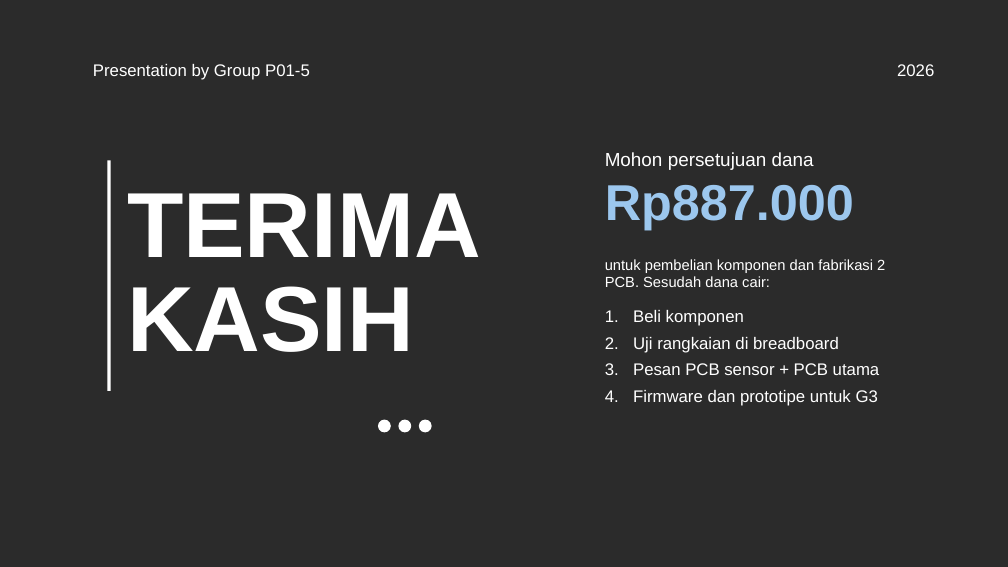
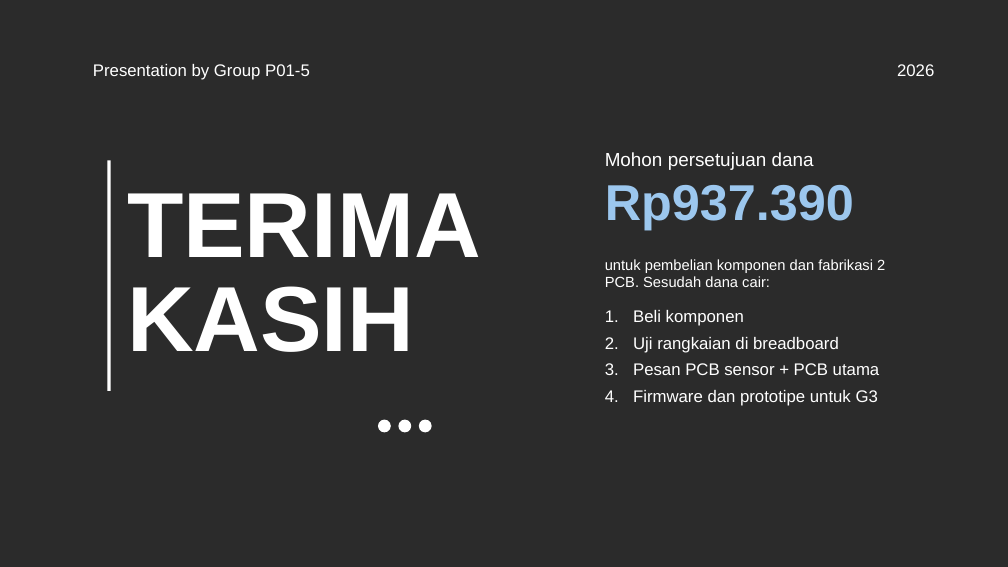
Before and after one commit to Mervs111/Line-Follower-Racer, a slide deck: slide 16 of docs/pitching-rab/LFM_Pitching_RAB_P01-5.pptx. Drawn at 1008x567 pixels with LibreOffice and Linux fonts; fonts in the diff are those of the drawing; background and template pictures are left out; a plain dark background stands for a picture behind light text. Boxes give left, top, right and bottom in pixels: in the first picture for what was removed or moved away, otherwise in the second. Text is boxed around its words. In the diff, an @@ line names an element or a change of style, - is before the commit and + after.

```diff
--- a/docs/pitching-rab/LFM_Pitching_RAB_P01-5.pptx
+++ b/docs/pitching-rab/LFM_Pitching_RAB_P01-5.pptx
@@ text at (605, 185, 854, 230): text changed @@
-Rp887.000
+Rp937.390
```
Also in this commit, not shown: 8 other slides changed, 10 other files.
